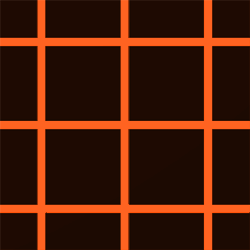
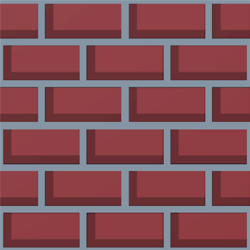
Two versions of the same layered image (250 × 250). Layer-by-layer changes:
hid "Tron Red" over <box>0,0,250,250</box>
showed "Brightness/Contrast 1" over <box>0,0,250,250</box>
